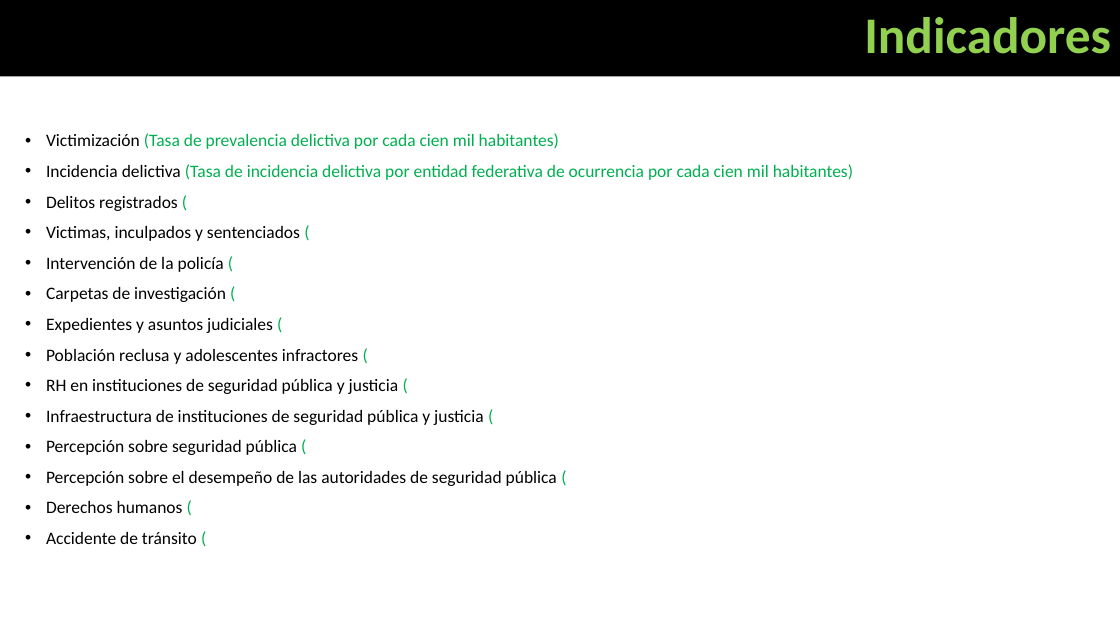
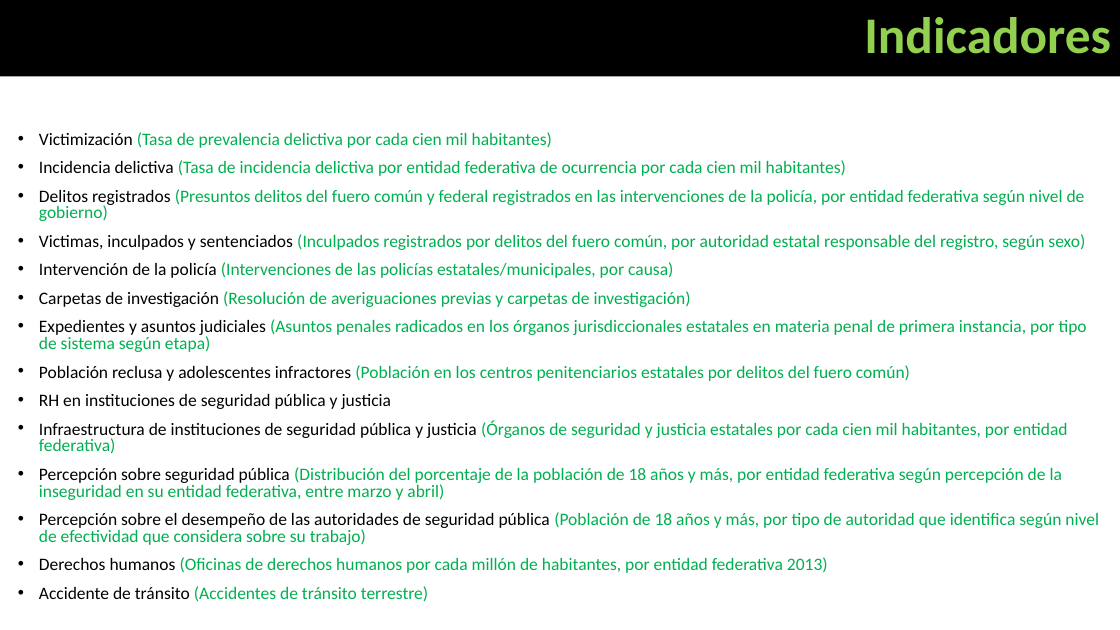
Before and after one commit to Adrifelcha/afchavez-019, a slide deck: slide 22 of Applied Cognitive Diagnostics/2020/Medición-PobrezaSeguridad.pptx (slide 24 before the commit). Drawn at 1120x630 pixels with LibreOffice and Linux fonts; fonts in the diff are those of the drawing. Boxes give left, top, right and bottom in pixels: in the first picture for what was removed or moved away, otherwise in the second. Text is boxed around its words. In the diff, an @@ line names an element or a change of style, - is before the commit and + after.

```diff
--- a/Applied Cognitive Diagnostics/2020/Medición-PobrezaSeguridad.pptx
+++ b/Applied Cognitive Diagnostics/2020/Medición-PobrezaSeguridad.pptx
@@ text "Victimización (Tasa de prevalencia delictiva ...": place and size @@
-text "Victimización (Tasa de prevalencia delictiva ..." at (46, 133, 853, 544)
+text "Victimización (Tasa de prevalencia delictiva ..." at (39, 132, 1099, 602)
@@ text at (39, 132, 846, 176): line spacing 0.9 to 0.8 @@
@@ text at (39, 189, 1099, 602): text changed; text colour #000000 to #00B050 @@
-• Delitos registrados (
-• Victimas, inculpados y sentenciados (
-• Intervención de la policía (
-• Carpetas de investigación (
-• Expedientes y asuntos judiciales (
-• Población reclusa y adolescentes infractores (
-• RH en instituciones de seguridad pública y justicia (
-• Infraestructura de instituciones de seguridad pública y justicia (
-• Percepción sobre seguridad pública (
-• Percepción sobre el desempeño de las autoridades de seguridad pública (
-• Derechos humanos (
-• Accidente de tránsito (
+• Delitos registrados (Presuntos delitos del fuero común y federal registrados en las intervenciones de la policía, por entidad federativa según nivel de gobierno)
+• Victimas, inculpados y sentenciados (Inculpados registrados por delitos del fuero común, por autoridad estatal responsable del registro, según sexo)
+• Intervención de la policía (Intervenciones de las policías estatales/municipales, por causa)
+• Carpetas de investigación (Resolución de averiguaciones previas y carpetas de investigación)
+• Expedientes y asuntos judiciales (Asuntos penales radicados en los órganos jurisdiccionales estatales en materia penal de primera instancia, por tipo de sistema según etapa)
+• Población reclusa y adolescentes infractores (Población en los centros penitenciarios estatales por delitos del fuero común)
+• RH en instituciones de seguridad pública y justicia
+• Infraestructura de instituciones de seguridad pública y justicia (Órganos de seguridad y justicia estatales por cada cien mil habitantes, por entidad federativa)
+• Percepción sobre seguridad pública (Distribución del porcentaje de la población de 18 años y más, por entidad federativa según percepción de la inseguridad en su entidad federativa, entre marzo y abril)
+• Percepción sobre el desempeño de las autoridades de seguridad pública (Población de 18 años y más, por tipo de autoridad que identifica según nivel de efectividad que considera sobre su trabajo)
+• Derechos humanos (Oficinas de derechos humanos por cada millón de habitantes, por entidad federativa 2013)
+• Accidente de tránsito (Accidentes de tránsito terrestre)
```
Also in this commit, not shown: 1 other slide changed, 4 slides removed, 34 other files.
